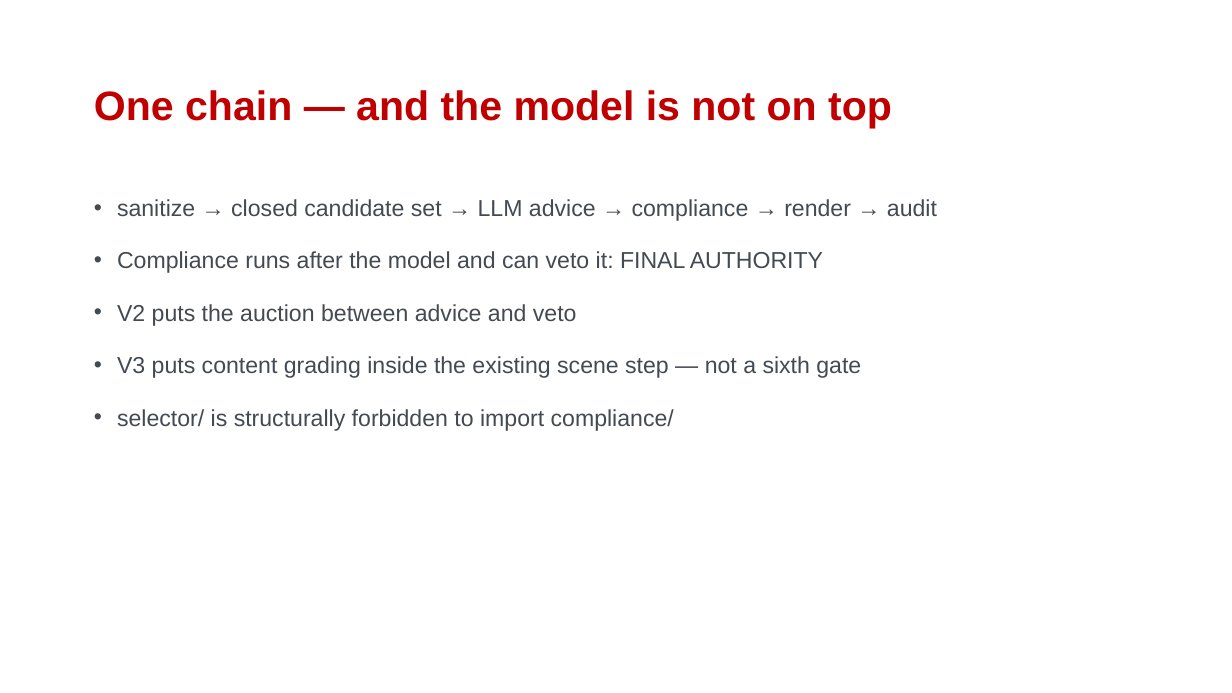
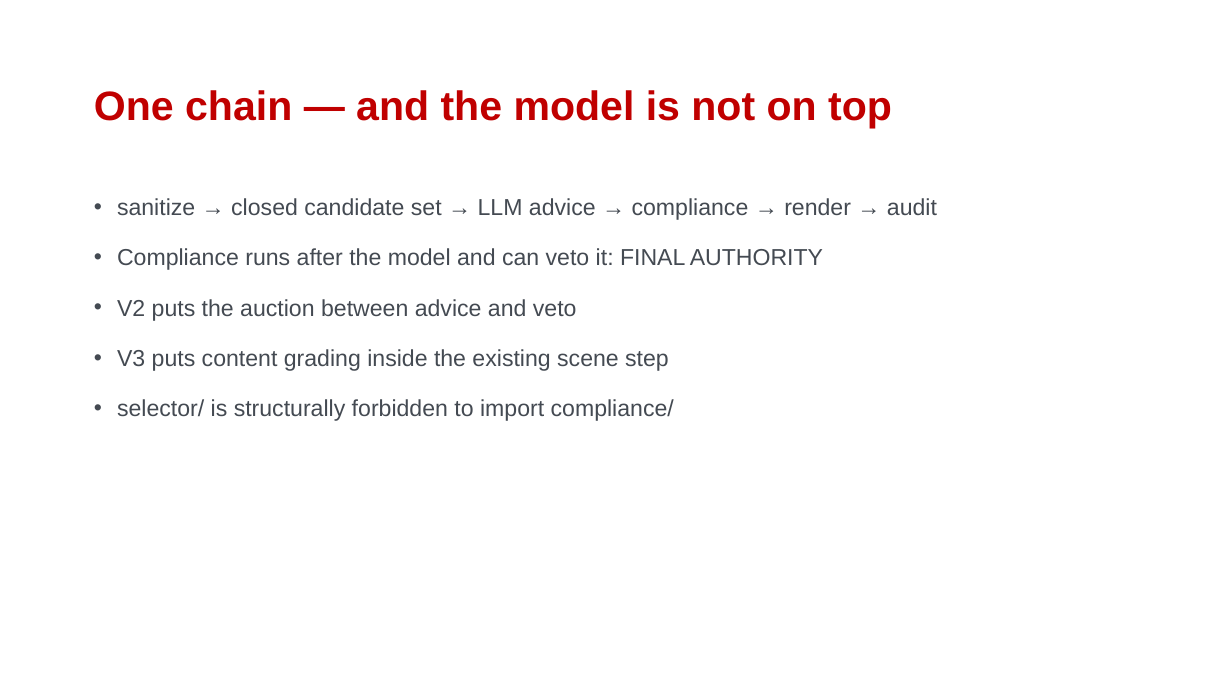
Before and after one commit to StantonJoY/SE_Project, a slide deck: slide 7 of docs/presentation/CS5351_Group26_Presentation.pptx (slide 5 before the commit). Drawn at 1232x693 pixels with LibreOffice and Linux fonts; fonts in the diff are those of the drawing; background and template pictures are left out. Boxes give left, top, right and bottom in pixels: in the first picture for what was removed or moved away, otherwise in the second. Text is boxed around its words. In the diff, an @@ line names an element or a change of style, - is before the commit and + after.

```diff
--- a/docs/presentation/CS5351_Group26_Presentation.pptx
+++ b/docs/presentation/CS5351_Group26_Presentation.pptx
@@ text at box(117, 198, 937, 421): line spacing 1.15 to 1.12; less space between paragraphs @@
@@ text at box(117, 349, 669, 371): text changed @@
-• V3 puts content grading inside the existing scene step — not a sixth gate
+• V3 puts content grading inside the existing scene step
```
Also in this commit, not shown: 12 other slides changed, 4 slides added, 2 slides removed, 2 other files.
